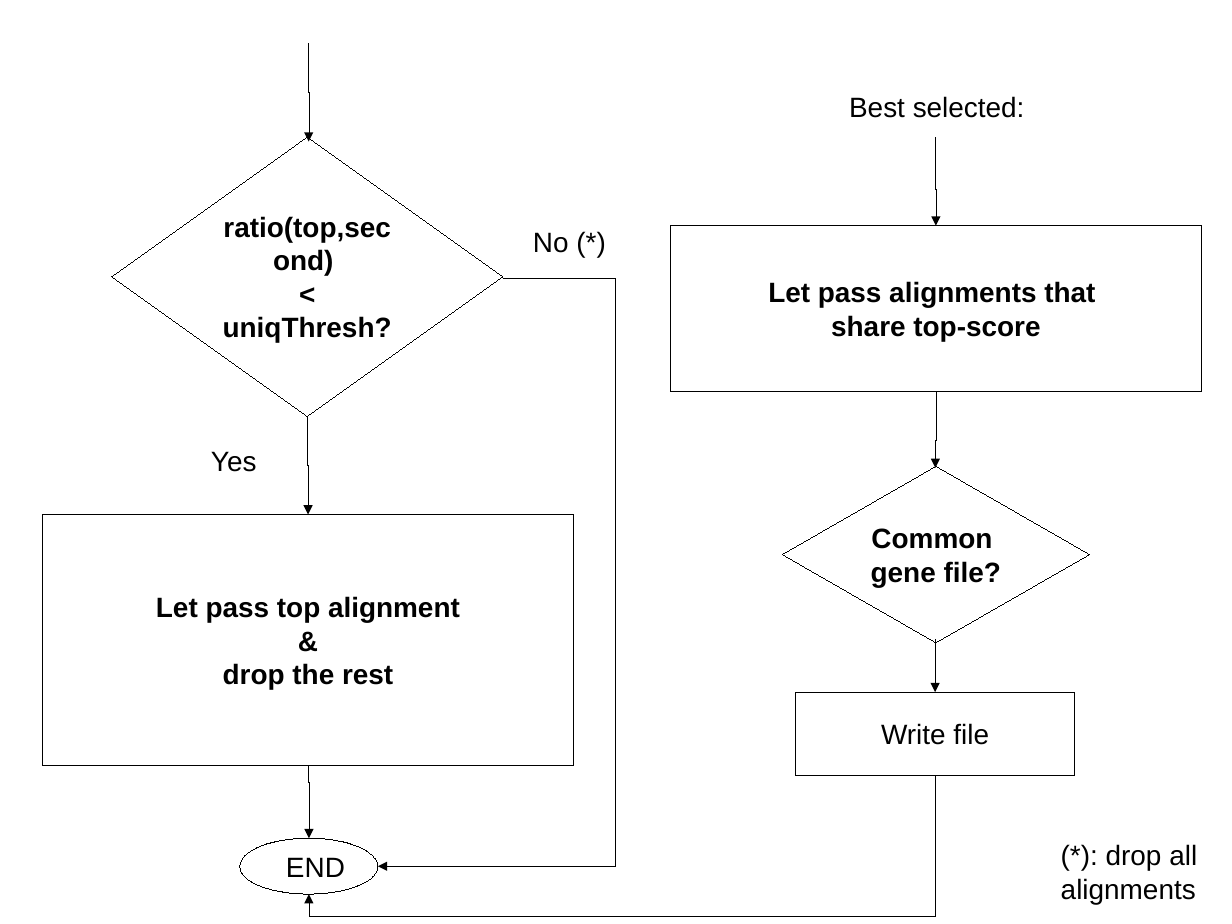
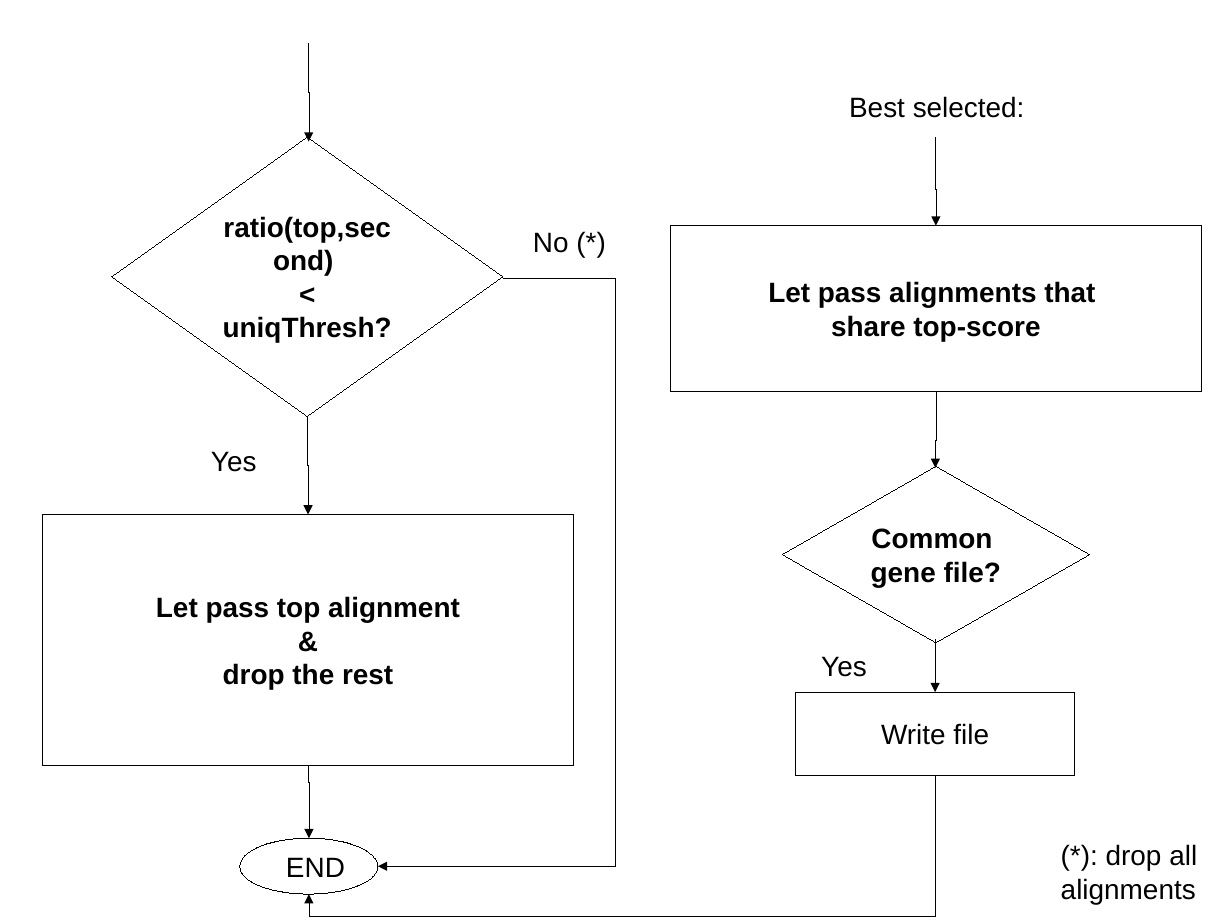
Before and after one commit to Gaius-Augustus/Augustus, a slide deck: slide 3 of auxprogs/filterBam/filterBam.odp. Drawn at 1232x924 pixels with LibreOffice and Linux fonts; fonts in the diff are those of the drawing. Boxes give left, top, right and bottom in pixels: in the first picture for what was removed or moved away, otherwise in the second. Text is boxed around its words. In the diff, an @@ line names an element or a change of style, - is before the commit and + after.

```diff
--- a/auxprogs/filterBam/filterBam.odp
+++ b/auxprogs/filterBam/filterBam.odp
@@ text added at (821, 656, 867, 677), 18 pt, text #000000 @@
+Yes
```
Also in this commit, not shown: 2 other slides changed, 4 slides added.
